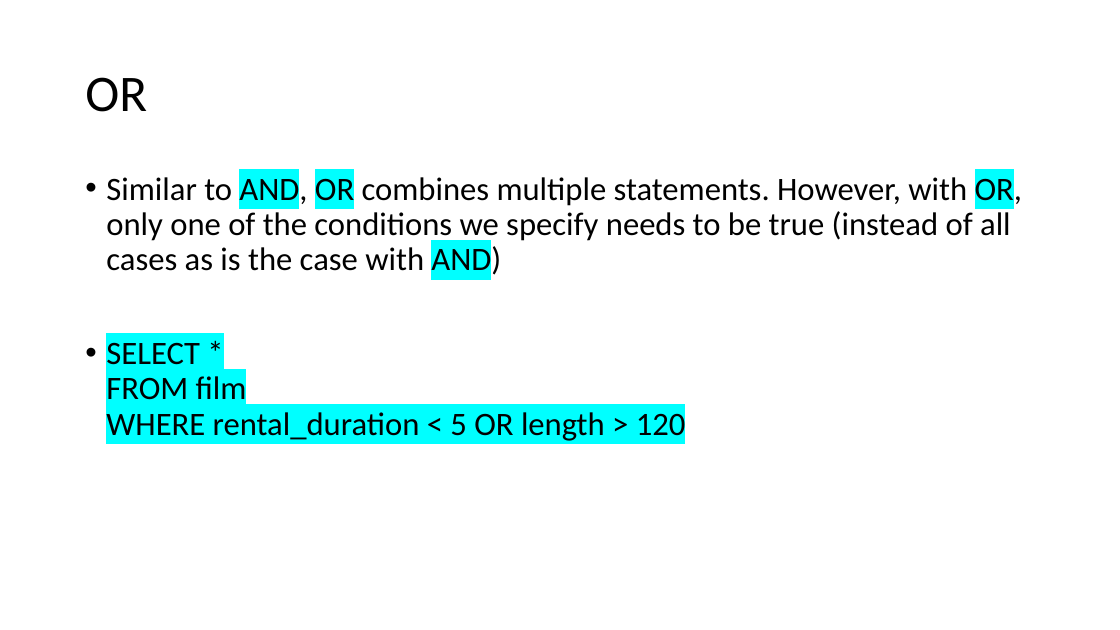
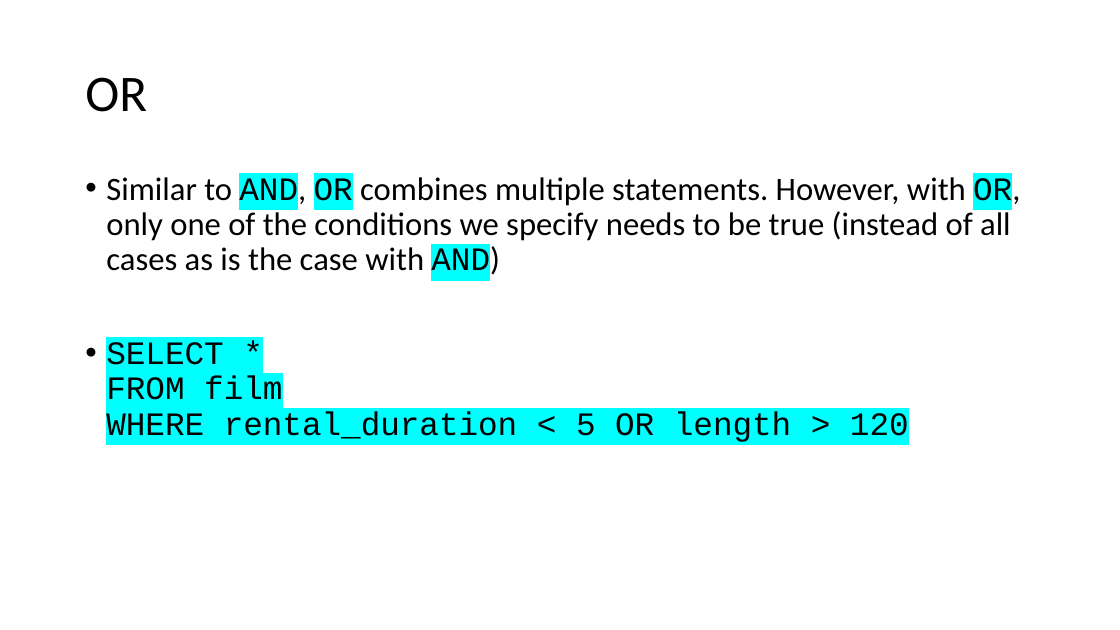
Before and after one commit to TataAndBigData/Practical-ML-DS, a slide deck: slide 25 of Chapter 2. Python for Data Scientists/Module 2. SQL/0. SQL Basics.pptx. Drawn at 1120x630 pixels with LibreOffice and Linux fonts; fonts in the diff are those of the drawing. Boxes give left, top, right and bottom in pixels: in the first picture for what was removed or moved away, otherwise in the second. Text is boxed around its words. In the diff, an @@ line names an element or a change of style, - is before the commit and + after.

```diff
--- a/Chapter 2. Python for Data Scientists/Module 2. SQL/0. SQL Basics.pptx
+++ b/Chapter 2. Python for Data Scientists/Module 2. SQL/0. SQL Basics.pptx
@@ text "Similar to AND, OR combines ..." at <box>106,176,1020,442</box>: font Calibri to Courier New in "AND, OR OR, AND)", "SELECT * FROM film WHERE rental_duration < ..." @@
```
Also in this commit, not shown: 5 other slides changed.
